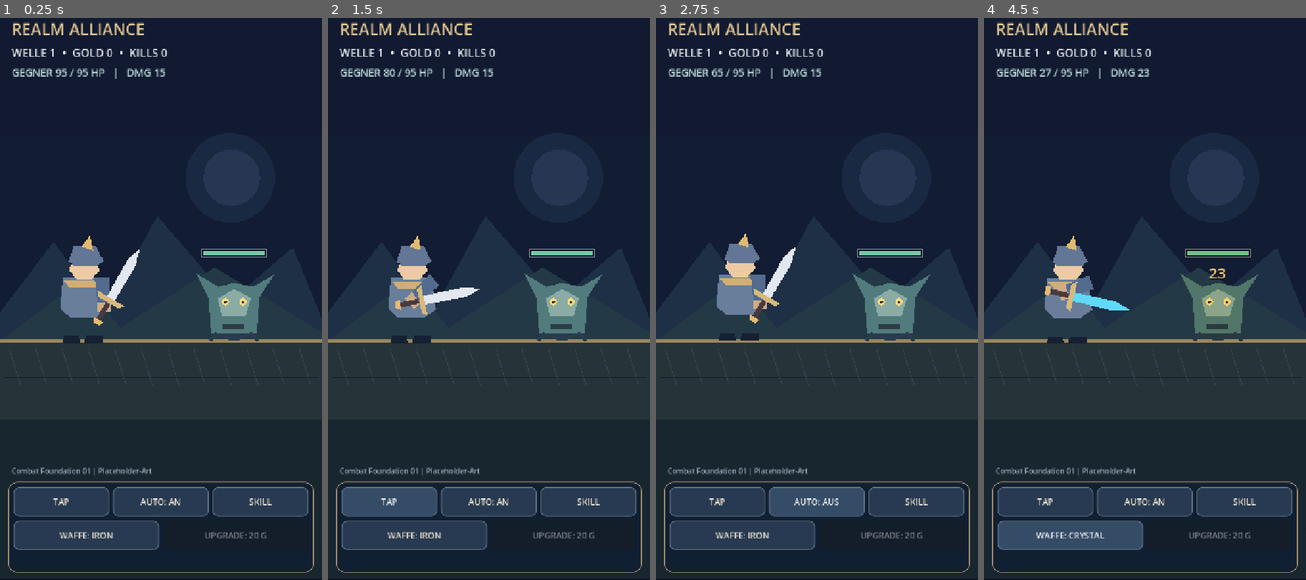
Above: before the commit, frames 1-4 (left to right).
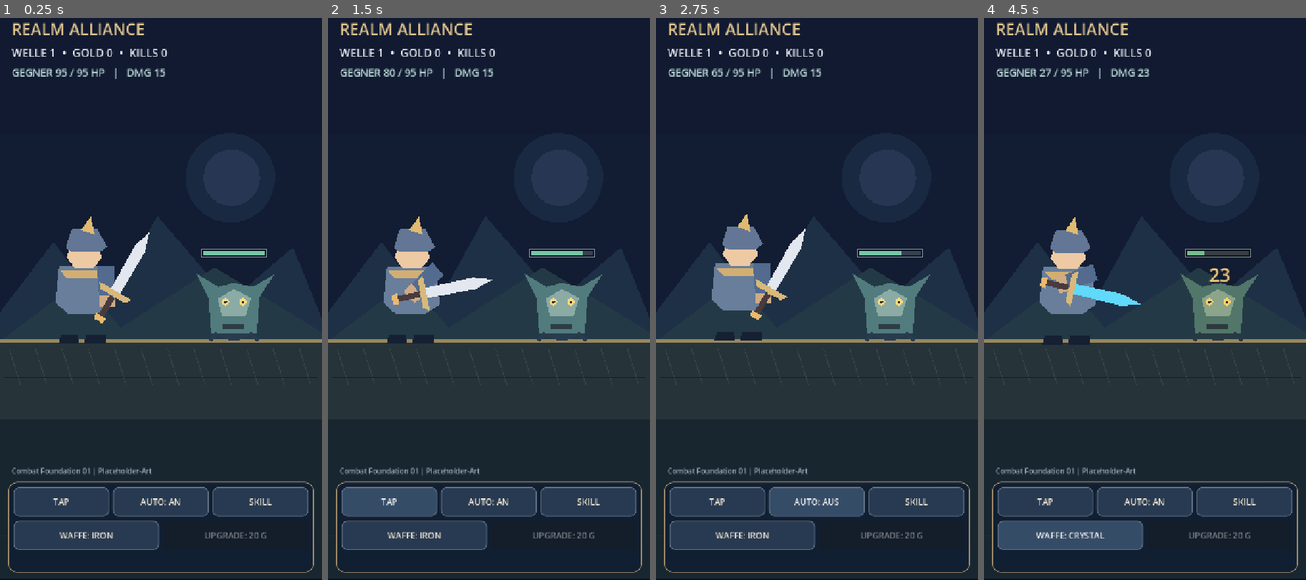
Above: after the commit, the same moments.

Repository: Broosskyy/Realm-Alliance
Game: Godot game, scene res://scenes/main.tscn
Two runs of this game, one before a commit and one after it. Both use one fixed random seed, a clock stepped at 60 frames per second and the inputs below.
Inputs (mouse positions are in pixels of both pictures, inside the frame that each line leads up to):
- Up to frame 1 (0.25 s): no input
- Up to frame 2 (1.5 s): click (489, 276) at 0.52 s; click "TAP" at 1.25 s
- Up to frame 3 (2.75 s): click "AUTO: AN" at 2 s
- Up to frame 4 (4.5 s): click "AUTO: AUS" at 2.75 s; click "SKILL" at 3.5 s; click "WAFFE: IRON" at 4.25 s

The runs differ from the first frame. In frame 1, 1.8% of the frame differs, in the area x 17-47%, y 35-58%; in frame 2, 2.1%; in frame 3, 1.8%; in frame 4, 2.1%, in the area x 17-83%, y 35-58%.

Commit message:
fix(godot): raise combat readability with larger actors, damage and HP sync

Diff:
--- a/godot/realm_alliance/scripts/main.gd
+++ b/godot/realm_alliance/scripts/main.gd
@@ -64,12 +64,12 @@
     hero = HeroRig.new()
     hero.name = "Realmwaechter"
     hero.position = Vector2(-170, 118)
-    hero.scale = Vector2(1.40, 1.40)
+    hero.scale = Vector2(1.65, 1.65)
     stage.add_child(hero)
     enemy = EnemyVisual.new()
     enemy.name = "Enemy"
     enemy.position = Vector2(163, 118)
-    enemy.scale = Vector2(1.25, 1.25)
+    enemy.scale = Vector2(1.48, 1.48)
     stage.add_child(enemy)
     touch_zone = Button.new()
     touch_zone.flat = true
@@ -230,7 +230,7 @@
 func _damage_popup(amount: int) -> void:
     var popup := Label.new()
     popup.text = str(amount)
-    popup.add_theme_font_size_override("font_size", 33)
+    popup.add_theme_font_size_override("font_size", 42)
     popup.add_theme_color_override("font_color", Color("#ffdb81"))
     popup.add_theme_color_override("font_shadow_color", Color("#191927"))
     popup.add_theme_constant_override("shadow_offset_x", 2)
@@ -239,13 +239,14 @@
     popup.position = stage.position + enemy.position * stage.scale.x + Vector2(-20, -170) * stage.scale.x
     var fly := create_tween()
     fly.set_parallel(true)
-    fly.tween_property(popup, "position:y", popup.position.y - 65.0, 0.50)
+    fly.tween_property(popup, "position:y", popup.position.y - 82.0, 0.50)
     fly.tween_property(popup, "modulate:a", 0.0, 0.50)
     fly.finished.connect(popup.queue_free)
 
 func _refresh() -> void:
     wave_info.text = "WELLE %d  •  GOLD %d  •  KILLS %d" % [model.wave, model.gold, model.total_kills]
     hp_info.text = "GEGNER %d / %d HP   |   DMG %d" % [model.enemy_hp, model.enemy_max_hp, model.hero_damage()]
+    enemy.set_health(model.enemy_hp, model.enemy_max_hp)
     auto_button.text = "AUTO: AN" if auto_enabled else "AUTO: AUS"
     weapon_button.text = "WAFFE: %s" % CombatModel.WEAPON_IDS[model.weapon_index].to_upper()
     upgrade_button.text = "UPGRADE: %d G" % model.upgrade_cost()
